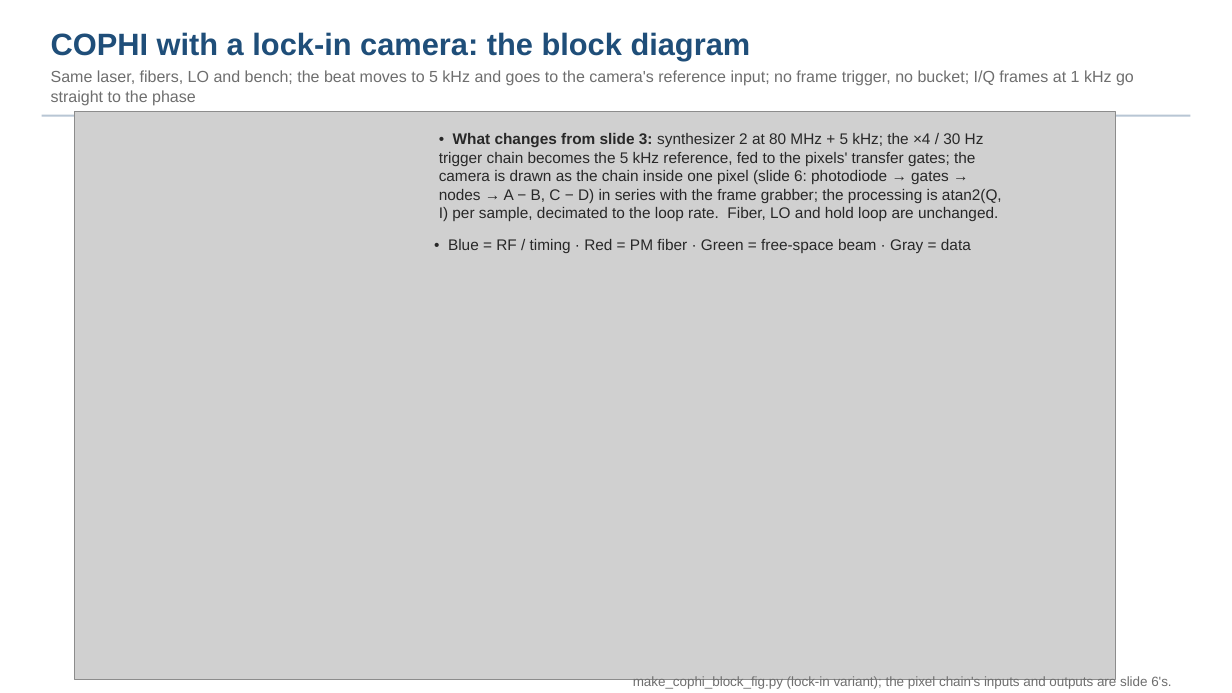
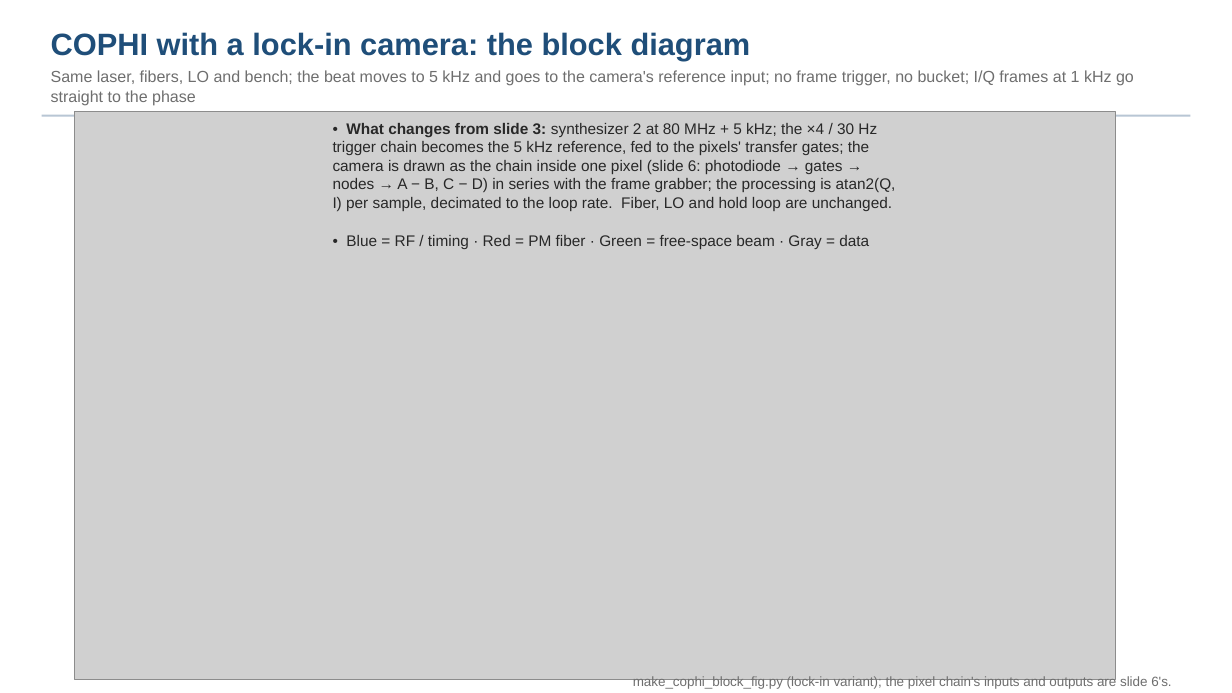
Before and after one commit to nasa-jpl/macos, a slide deck: slide 7 of demo_session/deck_cophi.pptx. Drawn at 1232x693 pixels with LibreOffice and Linux fonts; fonts in the diff are those of the drawing; grey boxes stand for pictures. Boxes give left, top, right and bottom in pixels: in the first picture for what was removed or moved away, otherwise in the second. Text is boxed around its words. In the diff, an @@ line names an element or a change of style, - is before the commit and + after.

```diff
--- a/demo_session/deck_cophi.pptx
+++ b/demo_session/deck_cophi.pptx
@@ text "• What changes from slide ...": place and size @@
-text "• What changes from slide ..." at (439,133,1002,221)
+text "• What changes from slide ..." at (333,123,896,211)
@@ text "• Blue = RF / ...": place and size @@
-text "• Blue = RF / ..." at (448,239,971,253)
+text "• Blue = RF / ..." at (346,235,869,249)
```
Also in this commit, not shown: 3 other slides changed, 4 other files.
